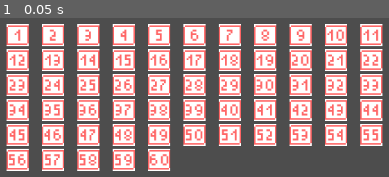
Above: before the commit, frame 1.
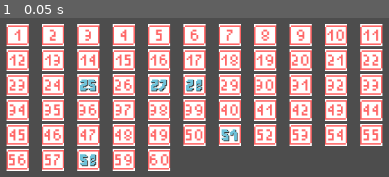
Above: after the commit, the same moment.

Repository: loudercake/flottery
Game: Godot game, scene res://scenes/main.tscn
Same seed, same stepped clock (60 frames per second), same inputs: the game is played once before the commit and once after it.
Inputs:
- Up to frame 1 (0.05 s): no input

The runs differ from the first frame. In frame 1, 1.5% of the frame differs, in the area x 20-62%, y 38-94%.

Commit message:
add empty prayer item (real)

Diff:
--- /dev/null
+++ b/resources/blessings/emptryprayer.tres
@@ -0,0 +1,10 @@
+[gd_resource type="Resource" load_steps=2 format=3 uid="uid://drgcg5ltkj1p6"]
+
+[ext_resource type="Script" uid="uid://dr2i6d8kx5u78" path="res://scripts/blessings/emptyprayer.gd" id="1_xyeea"]
+
+[resource]
+script = ExtResource("1_xyeea")
+name = null
+description = null
+rarity = null
+metadata/_custom_type_script = "uid://dgoftx4ldhou4"
--- /dev/null
+++ b/scripts/blessings/emptyprayer.gd
@@ -0,0 +1,14 @@
+extends Blessing
+
+var style = load("res://resources/number_style/gambling.tres")
+
+func _reveal_number_ticket(number_range: Array):
+	var local_numbers := number_range
+	local_numbers.shuffle()
+	var counter := 0
+	for number in local_numbers:
+		if not number in globals.drawn_numbers:
+			reveal_number.emit(number, style)
+			counter += 1
+		if counter >= globals.loto.numbers:
+			break
--- a/scripts/blessings_manager.gd
+++ b/scripts/blessings_manager.gd
@@ -12,7 +12,7 @@
 signal reveal_number(number: int, style: LabelSettings)
 
 func  _ready() -> void:
-	pass
+	add_blessing(load("res://resources/blessings/emptryprayer.tres"))
 
 func add_blessing(blessing: Blessing):
 	blessings.append(blessing)
Not shown, added: scripts/blessings/emptyprayer.gd.uid
